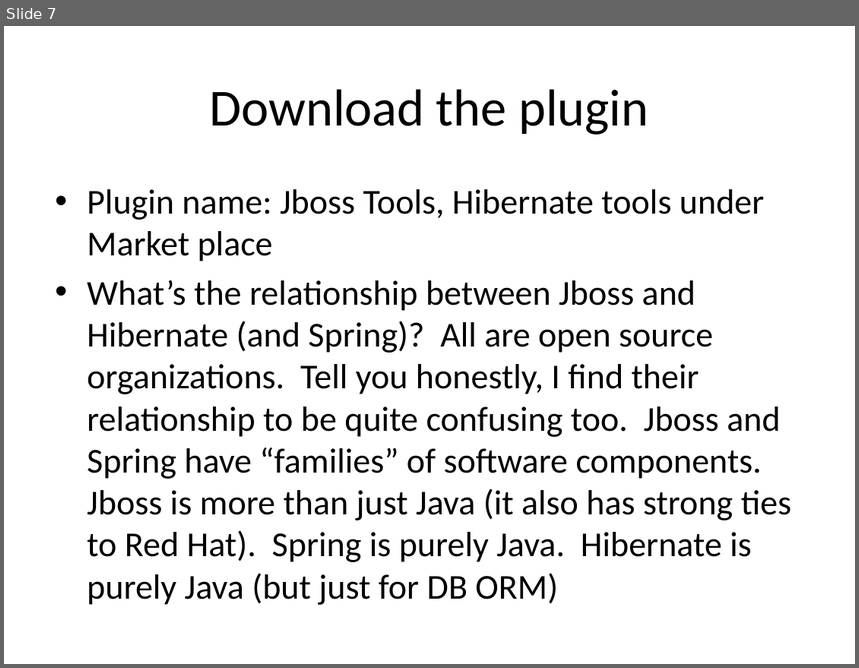
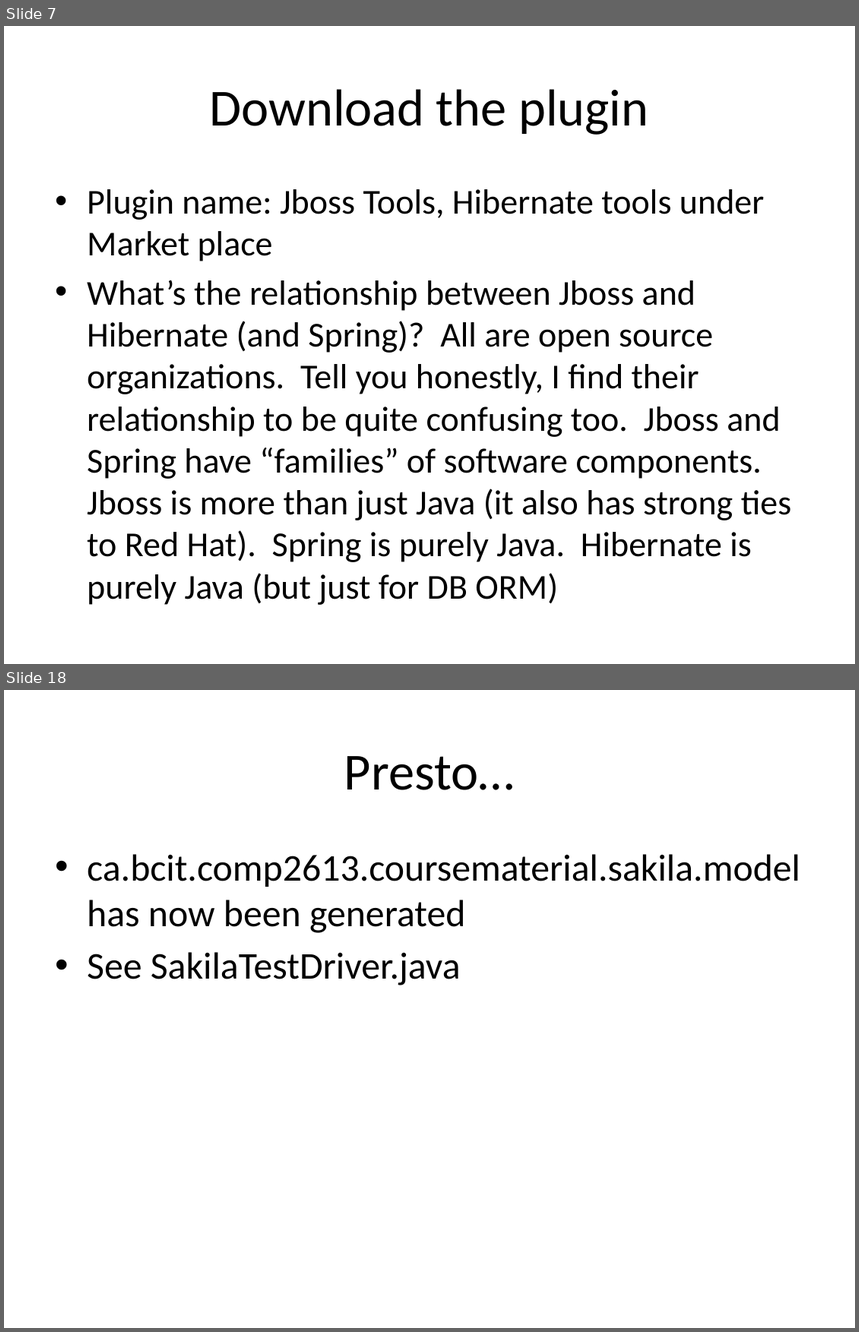
Before and after one commit to hchan/comp2613, a slide deck: ormRevEng.pptx. Shown one above the other, each under a label of ours: slide 7 before the commit, slides 7 and 18 after it; the slides between them are not shown. The pictures are 859x668 and 859x1332 pixels, drawn with LibreOffice and Linux fonts; fonts in the diff are those of the drawing. Boxes give left, top, right and bottom in pixels: in the first picture for what was removed or moved away, otherwise in the second. Text is boxed around its words. In the diff, an @@ line names an element or a change of style, - is before the commit and + after.

```diff
--- a/ormRevEng.pptx
+++ b/ormRevEng.pptx
@@ slide 18 added at bbox=[4, 690, 855, 1328], background #FFFFFF @@
@@ title added at bbox=[344, 756, 515, 790], 44 pt, text #000000 @@
+Presto…
@@ text added at bbox=[87, 854, 800, 986], 32 pt, text #000000 @@
+• ca.bcit.comp2613.coursematerial.sakila.model has now been generated
+• See SakilaTestDriver.java
```
Also in this commit, not shown: 1 slide changed, 9 other slides added, 1 slide removed, 39 other files.
